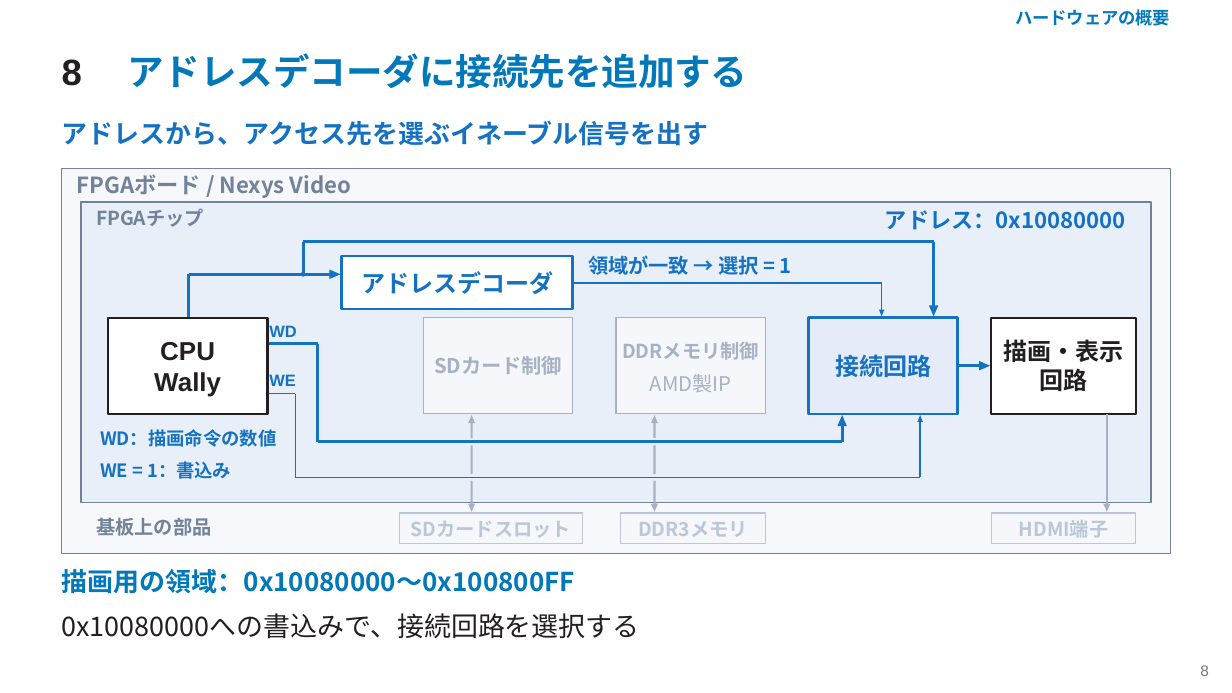
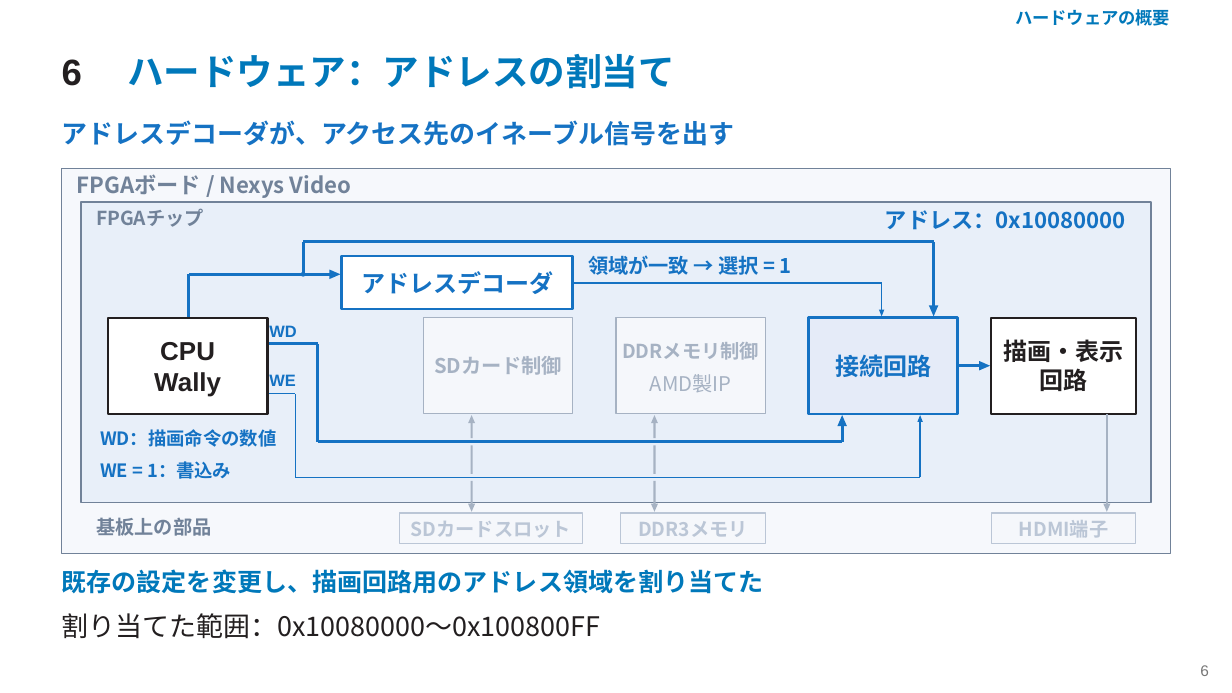
Before and after one commit to SoshiroFujimori/wally-game-console-research, a slide deck: slide 6 of docs/presentation/中間発表_主要事項.pptx (slide 8 before the commit). Drawn at 1232x693 pixels with LibreOffice and Linux fonts; fonts in the diff are those of the drawing. Boxes give left, top, right and bottom in pixels: in the first picture for what was removed or moved away, otherwise in the second. Text is boxed around its words. In the diff, an @@ line names an element or a change of style, - is before the commit and + after.

```diff
--- a/docs/presentation/中間発表_主要事項.pptx
+++ b/docs/presentation/中間発表_主要事項.pptx
@@ text at (62,59,82,86): text changed @@
-8
+6
@@ text at (127,54,675,89): text changed @@
-アドレスデコーダに接続先を追加する
+ハードウェア：アドレスの割当て
@@ text at (62,120,735,146): text changed @@
-アドレスから、アクセス先を選ぶイネーブル信号を出す
+アドレスデコーダが、アクセス先のイネーブル信号を出す
@@ text at (62,569,764,594): text changed; size 20.2 to 19.5 pt @@
-描画用の領域：0x10080000〜0x100800FF
+既存の設定を変更し、描画回路用のアドレス領域を割り当てた
@@ text at (62,613,600,639): text changed @@
-0x10080000への書込みで、接続回路を選択する
+割り当てた範囲：0x10080000〜0x100800FF
```
Also in this commit, not shown: 8 other slides changed, 19 slides removed, 39 other files.
